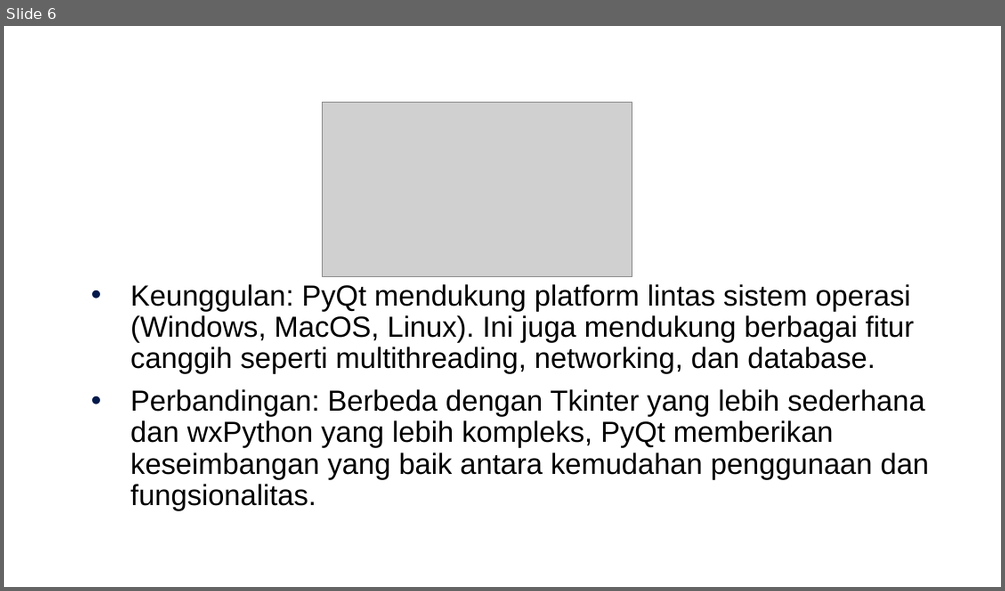
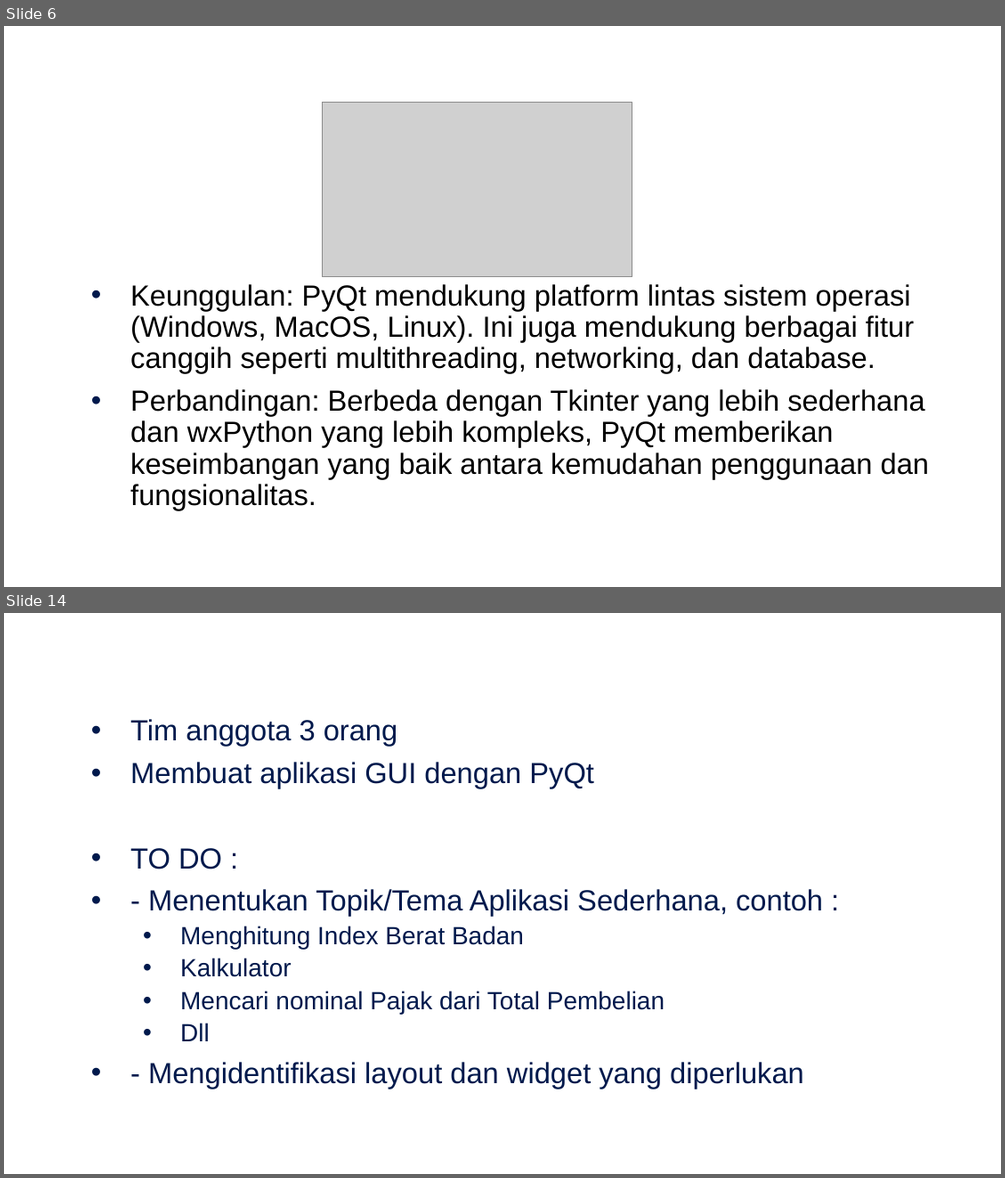
Before and after one commit to arifsetwn/modul_python_pbo, a slide deck: Bab 8 - PyQt.pptx. Shown one above the other, each under a label of ours: slide 6 before the commit, slides 6 and 14 after it; the slides between them are not shown. The pictures are 1005x591 and 1005x1178 pixels, drawn with LibreOffice and Linux fonts; fonts in the diff are those of the drawing; grey boxes stand for pictures; background and template pictures are left out. Boxes give left, top, right and bottom in pixels: in the first picture for what was removed or moved away, otherwise in the second. Text is boxed around its words. In the diff, an @@ line names an element or a change of style, - is before the commit and + after.

```diff
--- a/Bab 8 - PyQt.pptx
+++ b/Bab 8 - PyQt.pptx
@@ slide 14 added at <box>4,613,1001,1174</box>, background #FFFFFF @@
@@ title added at <box>29,622,770,678</box>, 33 pt, text #FFFFFF, bold @@
+Project Akhir
@@ text added at <box>130,719,823,1088</box>, 21 pt, text #00194C @@
+• Tim anggota 3 orang
+• Membuat aplikasi GUI dengan PyQt
+• TO DO :
+• - Menentukan Topik/Tema Aplikasi Sederhana, contoh :
+  • Menghitung Index Berat Badan
+  • Kalkulator
+  • Mencari nominal Pajak dari Total Pembelian
+  • Dll
+• - Mengidentifikasi layout dan widget yang diperlukan
```
Also in this commit, not shown: 7 other slides added, 1 slide removed, 15 other files.
